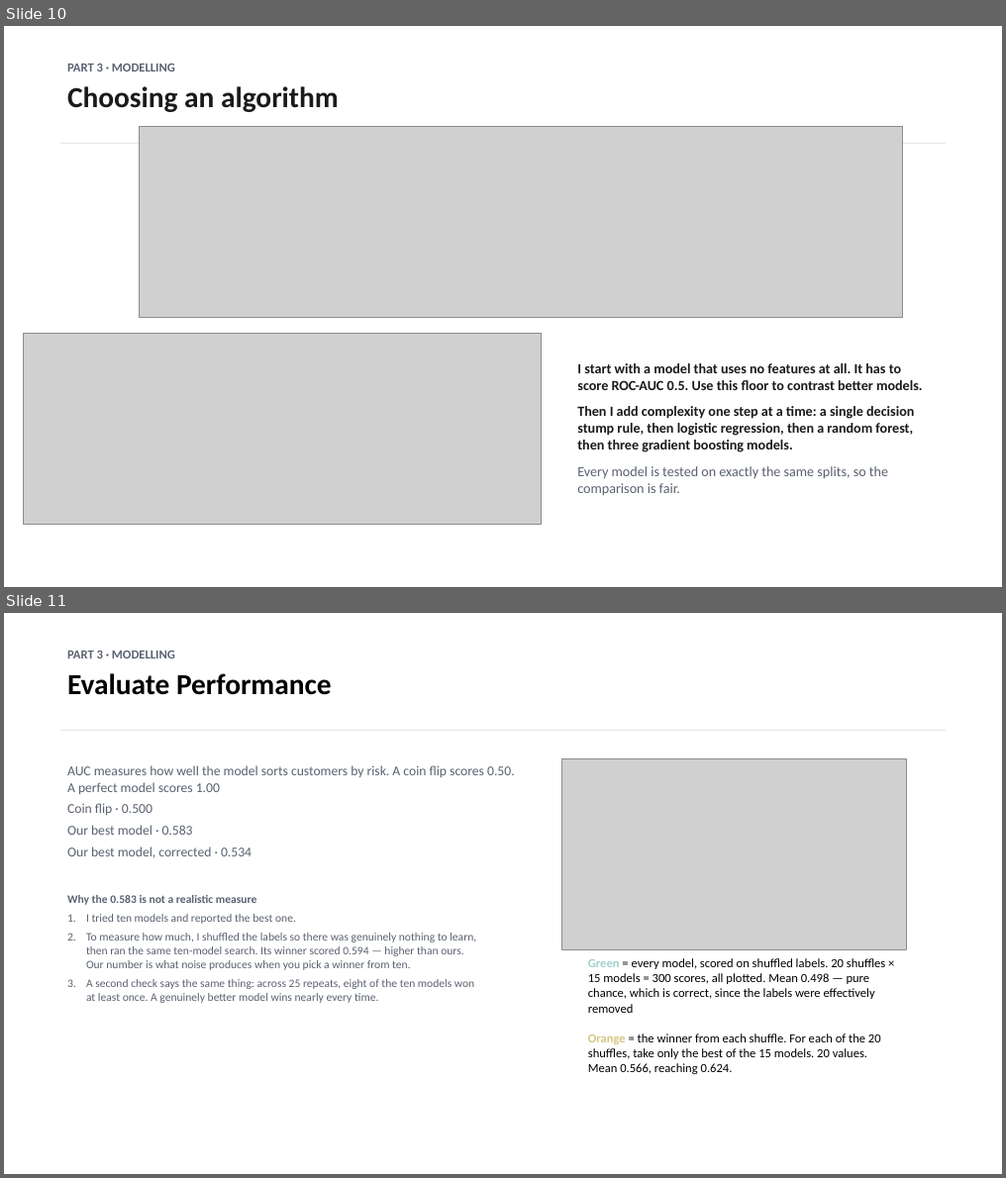
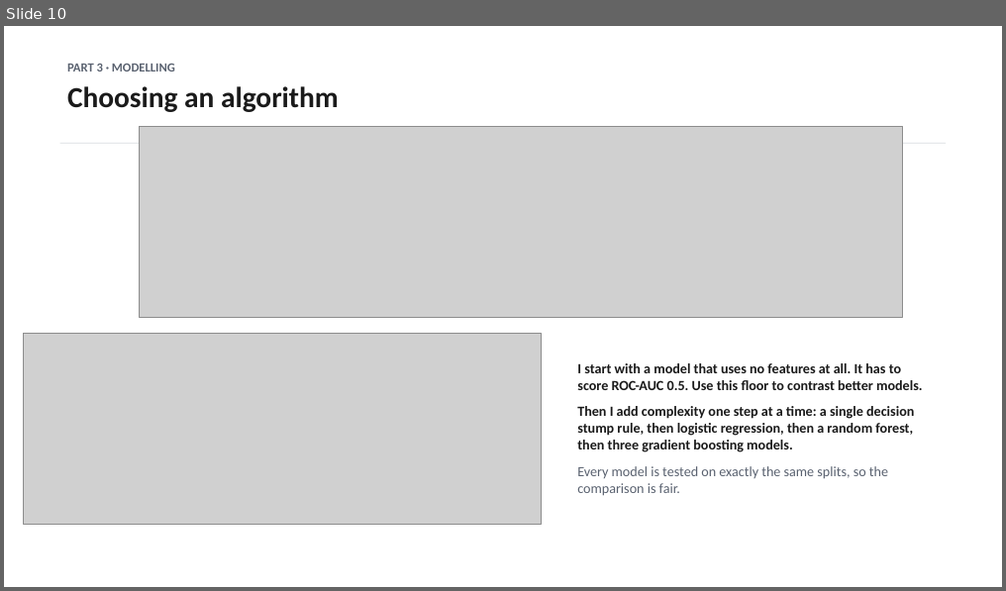
Before and after one commit to dmitriyratu/avepoint-churn-case-study, a slide deck: outputs/decks/AvePoint_Case_Study.pptx. Shown one above the other, each under a label of ours: slides 10 and 11 before the commit, slide 10 after it. The pictures are 1006x1178 and 1006x591 pixels, drawn with LibreOffice and Linux fonts; fonts in the diff are those of the drawing; grey boxes stand for pictures. Boxes give left, top, right and bottom in pixels: in the first picture for what was removed or moved away, otherwise in the second. Text is boxed around its words. In the diff, an @@ line names an element or a change of style, - is before the commit and + after.

Commit message:
Enhance modeling and performance analysis in presentation materials
- Added a new section in `build_new_slides.py` detailing the impact of increased data rows on customer churn analysis, including updated performance metrics and model evaluation.
- Revised the `pooled_selection_null.csv` to include additional AUC values for improved analysis of model performance.
- Updated `AvePoint_Case_Study.pptx` to reflect these enhancements, ensuring alignment with the latest insights and visual clarity.

These changes aim to provide a more comprehensive understanding of the modeling process and its implications for customer retention strategies.

```diff
--- a/outputs/decks/AvePoint_Case_Study.pptx
+++ b/outputs/decks/AvePoint_Case_Study.pptx
@@ slide 11 removed at box(4, 613, 1002, 1174), background #FFFFFF @@
@@ text removed at box(67, 651, 332, 695) @@
-PART 3 · MODELLING
-Evaluate Performance
@@ rectangle removed at box(60, 730, 945, 731) @@
@@ picture removed at box(561, 759, 907, 950) @@
@@ text removed at box(67, 765, 515, 859) @@
-AUC measures how well the model sorts customers by risk. A coin flip scores 0.50. A perfect model scores 1.00
-Coin flip · 0.500
-Our best model · 0.583
-Our best model, corrected · 0.534
@@ text removed at box(67, 895, 476, 1003) @@
-Why the 0.583 is not a realistic measure
-1. I tried ten models and reported the best one.
-2. To measure how much, I shuffled the labels so there was genuinely nothing to learn, then ran the same ten-model search. Its winner scored 0.594 — higher than ours. Our number is what noise produces when you pick a winner from ten.
-3. A second check says the same thing: across 25 repeats, eight of the ten models won at least once. A genuinely better model wins nearly every time.
@@ text removed at box(588, 959, 885, 1074) @@
-Green = every model, scored on shuffled labels. 20 shuffles × 15 models = 300 scores, all plotted. Mean 0.498 — pure chance, which is correct, since the labels were effectively removed
-Orange = the winner from each shuffle. For each of the 20 shuffles, take only the best of the 15 models. 20 values. Mean 0.566, reaching 0.624.
```
Also in this commit, not shown: 3 slides changed, 3 slides added, 1 other slide removed, 22 other files.
